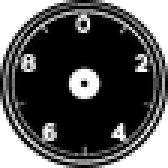
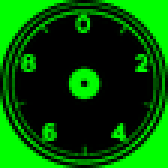
Comparing the layer stacks of the two 168 x 168 images. Changes:
added layer "Layer" (multiply) above "c_face_chrono_tenths.png" over [0, 0, 168, 168]
